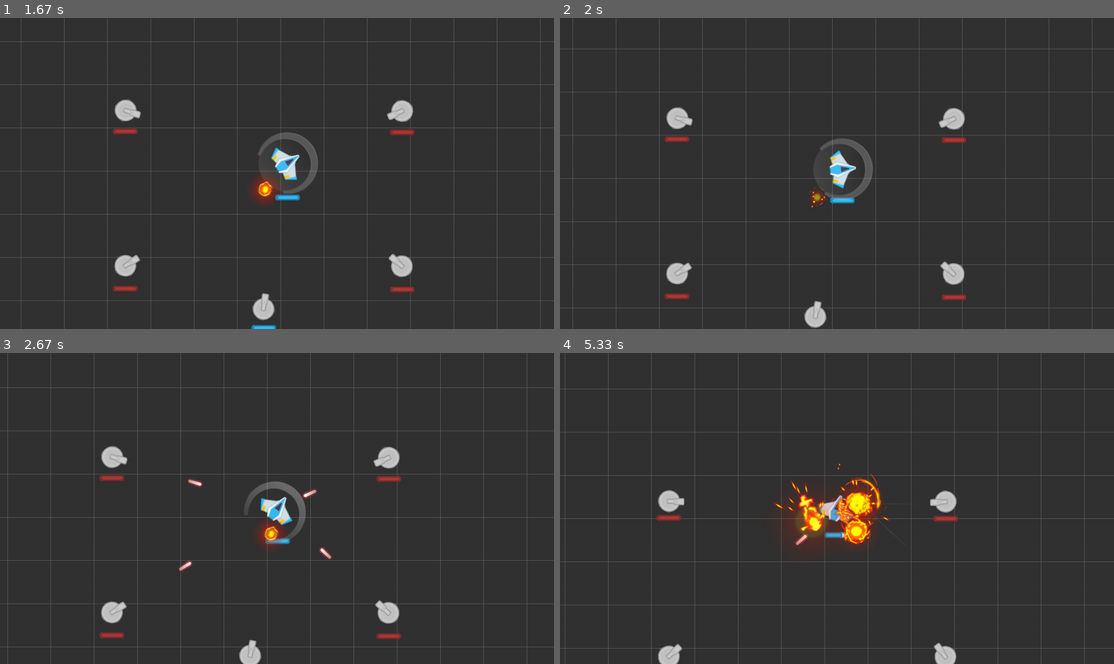
Above: before the commit, frames 1-4 (two rows, left to right).
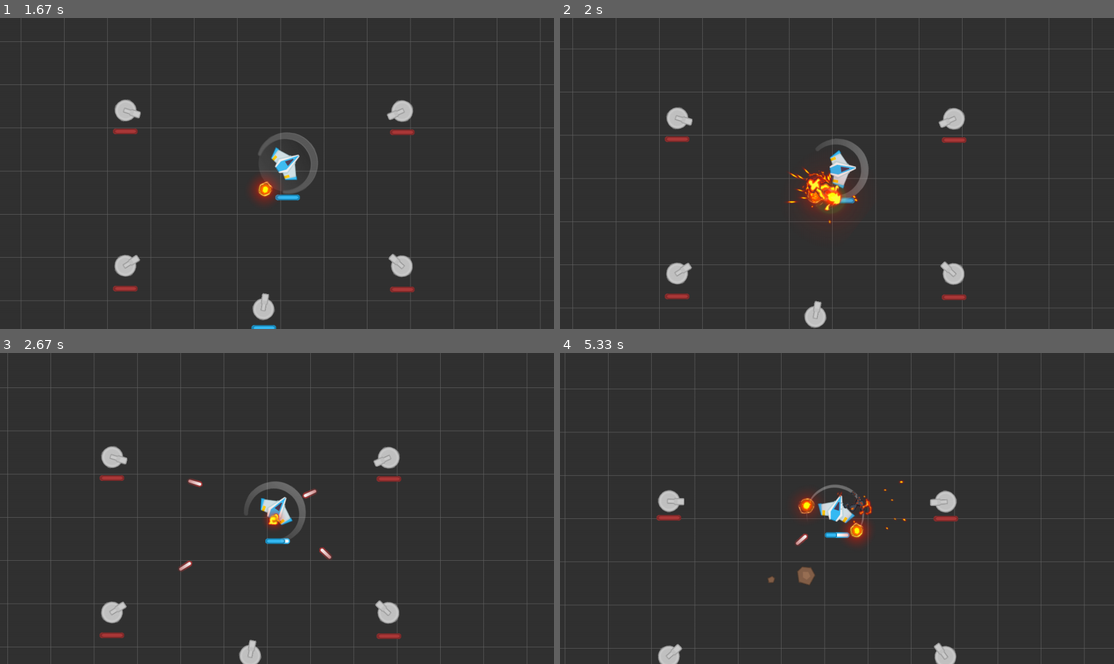
Above: after the commit, the same moments.

Repository: genericprogrammerdude/pygamengn
Game: pygame game, started from main.py
The game is run twice, just before and just after one commit, with the same random seed, the same clock (stepped at 60 frames per second) and the same inputs.
Inputs:
- Up to frame 1 (1.67 s): tap Space at 0.33 s; hold D 0.67-1.13 s; hold W 1.17-1.47 s; hold D from 1.5 s (still down)
- Up to frame 2 (2 s): release D at 1.97 s
- Up to frame 3 (2.67 s): hold A 2-2.53 s; hold S from 2.57 s (still down)
- Up to frame 4 (5.33 s): release S at 2.87 s; hold A 2.9-3.3 s; hold W 3.33-3.7 s; hold D 3.73-4.37 s; hold S 4.4-4.77 s; hold A 4.8-5.27 s; hold D from 5.3 s (still down)

Frame 1 is identical in both runs. In frame 2, 1.4% of the frame differs, in the area x 40-57%, y 38-67%; in frame 3, 0.5%; in frame 4, 2.6%, in the area x 37-63%, y 35-75%.

Commit message:
Added AsteroidSpawner, which required the addition of the Game class to handle high-level systems (CollisionManager, RenderGroup, and any updatables).

Diff:
--- a/Assets/inventory.json
+++ b/Assets/inventory.json
@@ -92,16 +92,26 @@
     },
 
     "game_types": {
-        "CollisionManager": {
-            "class_name": "CollisionManager",
-            "kwargs": {
-                "asset:collision_checks": [
-                    ["PlayerProjectilesGroup", "AsteroidsGroup"],
-                    ["PlayerProjectilesGroup", "TurretsGroup"],
-                    ["TurretProjectilesGroup", "PlayerGroup"],
-                    ["TurretProjectilesGroup", "AsteroidsGroup"],
-                    ["AsteroidsGroup", "PlayerGroup"]
-                ]
+        "SpaceShooterGame": {
+            "class_name": "Game",
+            "kwargs": {
+                "asset:render_group": "RenderGroup",
+                "game_object_type:collision_manager": "SpaceShooterGame/CollisionManager",
+                "game_object_type_list:updatables": [
+                    "Level_02/AsteroidSpawner"
+                ]
+            },
+            "CollisionManager": {
+                "class_name": "CollisionManager",
+                "kwargs": {
+                    "asset:collision_checks": [
+                        ["PlayerProjectilesGroup", "AsteroidsGroup"],
+                        ["PlayerProjectilesGroup", "TurretsGroup"],
+                        ["TurretProjectilesGroup", "PlayerGroup"],
+                        ["TurretProjectilesGroup", "AsteroidsGroup"],
+                        ["AsteroidsGroup", "PlayerGroup"]
+                    ]
+                }
             }
         },
         "PlayerShip": {
@@ -400,6 +410,18 @@
                         [1000, 540]
                     ]
                 }
+            },
+            "AsteroidSpawner": {
+                "class_name": "AsteroidSpawner",
+                "kwargs": {
+                    "asteroid_types": [
+                        "AsteroidBig",
+                        "AsteroidMedium",
+                        "AsteroidSmall",
+                        "AsteroidTiny"
+                    ],
+                    "spawn_freq": 2000
+                }
             }
         },
         "AsteroidBig": {
@@ -480,34 +502,6 @@
                 "angular_velocity": 45.0
             }
         },
-        "AsteroidParticleSystem": {
-            "class_name": "ParticleSystem",
-            "kwargs": {
-                "image_list:images": [
-                     "asteroid_00",
-                     "asteroid_01",
-                     "asteroid_02",
-                     "asteroid_03",
-                     "asteroid_04",
-                     "asteroid_05",
-                     "asteroid_06",
-                     "asteroid_07",
-                     "asteroid_08",
-                     "asteroid_09",
-                     "asteroid_10",
-                     "asteroid_11",
-                     "asteroid_12",
-                     "asteroid_13",
-                     "asteroid_14",
-                     "asteroid_15",
-                     "asteroid_16",
-                     "asteroid_17",
-                     "asteroid_18",
-                     "asteroid_19"
-                ],
-                "spawn_freq": 1000
-            }
-        },
         "Level_01EnemySpec2": {
             "class_name": "LevelObject",
             "kwargs": {
--- /dev/null
+++ b/GameEngine/game.py
@@ -0,0 +1,34 @@
+import pygame
+
+from collision_manager import CollisionManager
+from game_object_factory import GameObjectBase
+from game_object_factory import GameObjectFactory
+
+
+@GameObjectFactory.register("Game")
+class Game(GameObjectBase):
+    """Highest level entity to manage game state."""
+
+    def __init__(self, render_group, collision_manager, updatables, screen):
+        self.render_group = render_group
+        self.collision_manager = collision_manager
+        self.updatables = updatables
+        self.screen = screen
+
+    def update(self, delta):
+        """Updates the game."""
+        # Update game objects for rendering
+        self.render_group.update(self.screen.get_rect(), delta)
+
+        # Do collision detection and response
+        self.collision_manager.do_collisions()
+
+        # Render
+        self.screen.fill((50, 50, 50))
+        self.render_group.draw(self.screen)
+        pygame.display.flip()
+
+        self.collision_manager.do_collisions()
+
+        for updatable in self.updatables:
+            updatable.update(delta)
--- a/asteroid.py
+++ b/asteroid.py
@@ -2,6 +2,7 @@
 
 import pygame
 
+from game_object_factory import GameObjectBase
 from game_object_factory import GameObjectFactory
 from projectile import Projectile
 
@@ -41,9 +42,29 @@
         if self.death_spawn and self.alive():
             for spawn_type in self.death_spawn:
                 spawn = GameObjectFactory.create(spawn_type)
-                spawn.add_to_groups(self.groups())
                 spawn.set_pos(self.death_spawn_pos)
                 heading_delta = 90.0 * (random.random() - 0.5)
                 spawn.set_heading(self.heading + heading_delta)
                 spawn.transform()
         super().die()
+
+
+@GameObjectFactory.register("AsteroidSpawner")
+class AsteroidSpawner(GameObjectBase):
+    """Spawns asteroids just to be annoying."""
+
+    def __init__(self, asteroid_types, spawn_freq):
+        self.asteroid_types = asteroid_types
+        self.spawn_freq = spawn_freq
+        self.time_to_next_spawn = random.randrange(spawn_freq)
+        print(self.asteroid_types)
+
+    def update(self, delta):
+        self.time_to_next_spawn -= delta
+        if self.time_to_next_spawn <= 0:
+            self.time_to_next_spawn = random.randrange(self.spawn_freq)
+            asteroid_type = random.choice(self.asteroid_types)
+            asteroid = GameObjectFactory.create(asteroid_type)
+            asteroid.set_pos(pygame.Vector2(640, 360))
+            asteroid.set_heading(random.randrange(0, 360))
+            asteroid.transform()
--- a/main.py
+++ b/main.py
@@ -4,7 +4,9 @@
 
 sys.path.append("./GameEngine")
 
+from asteroid import Asteroid, AsteroidSpawner
 from collision_manager import CollisionManager
+from game import Game
 from game_object_factory import GameObjectFactory
 from level import Level
 from render_group import RenderGroup
@@ -18,7 +20,6 @@
     pygame.init()
 
     size = (1280, 720)
-    background = 50, 50, 50
     screen = pygame.display.set_mode(size, pygame.DOUBLEBUF | pygame.HWSURFACE)
 
     GameObjectFactory.initialize(open("Assets/inventory.json"))
@@ -27,16 +28,14 @@
     pygame.display.set_icon(GameObjectFactory.surfaces["ship"])
     pygame.display.set_caption("Game")
 
-    collision_manager = GameObjectFactory.create("CollisionManager")
-
-    render_group = GameObjectFactory.get_asset("RenderGroup")
+    game = GameObjectFactory.create("SpaceShooterGame", screen=screen)
 
     level = None
     if len(sys.argv) > 1:
         level = GameObjectFactory.create(sys.argv[1])
     else:
         level = GameObjectFactory.create("Level_01")
-    level.create_objects(render_group)
+    level.create_objects(game.render_group)
     player = level.player
 
     clock = pygame.time.Clock()
@@ -66,16 +65,7 @@
 
         # Update groups
         delta = clock.get_time()
-        render_group.update(screen.get_rect(), delta)
-
-        # Do collision detection and response
-        collision_manager.do_collisions()
-
-        # Render
-        screen.fill(background)
-        render_group.draw(screen)
-        pygame.display.flip()
-
+        game.update(delta)
         clock.tick(60)
 
     pygame.quit()
